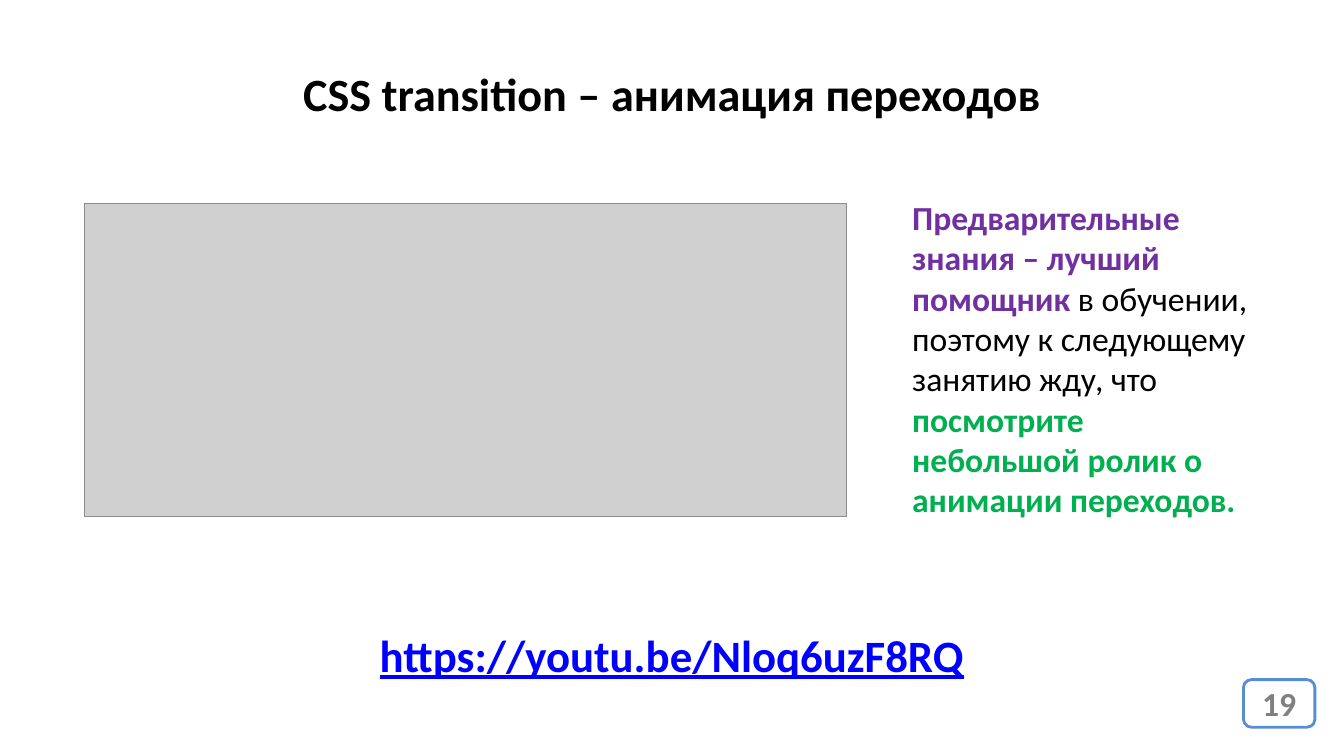
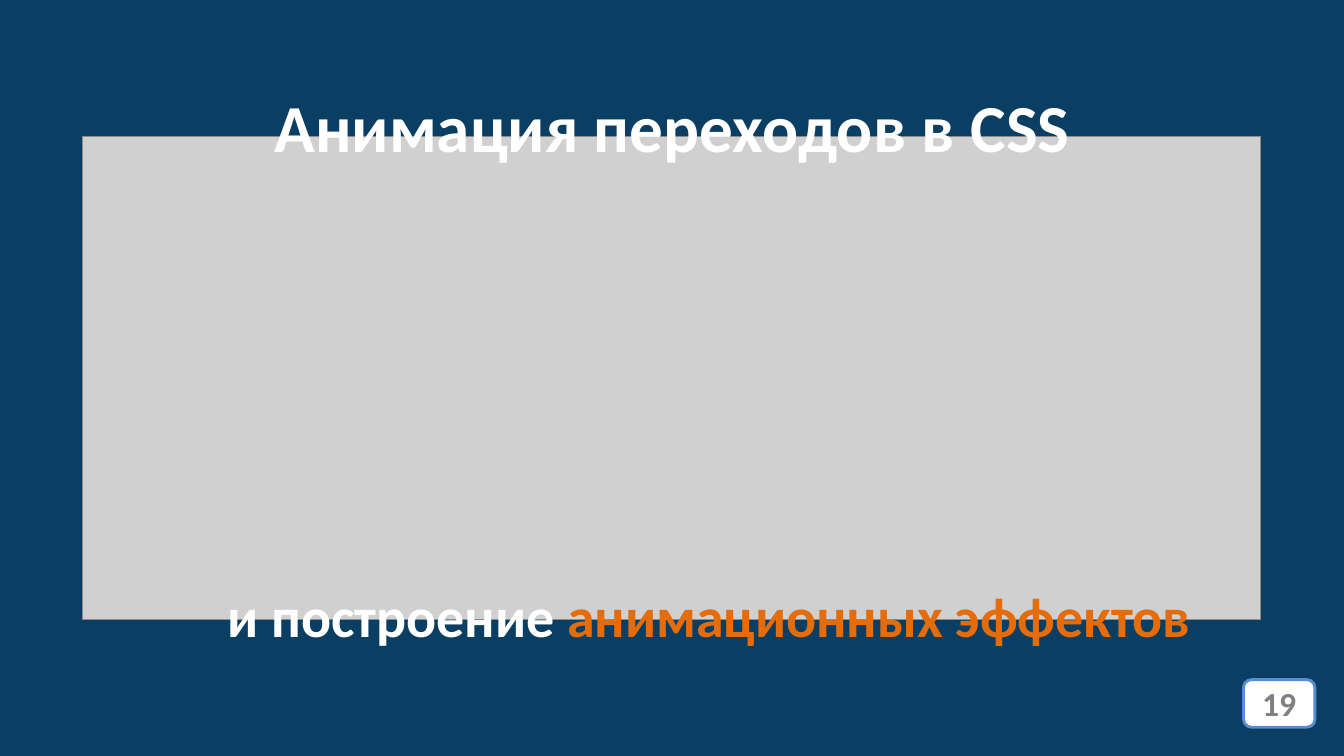
Before and after one commit to web42-ortdnipro/lesson07, a slide deck: slide 19 of lesson07.pptx. Drawn at 1344x756 pixels with LibreOffice and Linux fonts; fonts in the diff are those of the drawing; grey boxes stand for pictures. Boxes give left, top, right and bottom in pixels: in the first picture for what was removed or moved away, otherwise in the second. Text is boxed around its words. In the diff, an @@ line names an element or a change of style, - is before the commit and + after.

```diff
--- a/lesson07.pptx
+++ b/lesson07.pptx
@@ background #FFFFFF to #0A3F63 @@
@@ text at (x1=274, y1=96, x2=1070, y2=162): text changed; size 33 to 48 pt; text colour #000000 to #FFFFFF @@
-CSS transition – анимация переходов
+Анимация переходов в CSS
@@ picture added at (x1=83, y1=136, x2=1261, y2=619) @@
@@ picture removed at (x1=85, y1=204, x2=847, y2=517) @@
@@ text removed at (x1=912, y1=208, x2=1248, y2=518) @@
-Предварительные знания – лучший помощник в обучении, поэтому к следующему занятию жду, что посмотрите небольшой ролик о анимации переходов.
@@ text added at (x1=227, y1=590, x2=1191, y2=650), 40 pt, text #E46C0A, bold @@
+и построение анимационных эффектов
@@ text removed at (x1=380, y1=640, x2=964, y2=679) @@
-https://youtu.be/Nloq6uzF8RQ
```
Also in this commit, not shown: 1 slide added, 1 slide removed, 1 other file.
